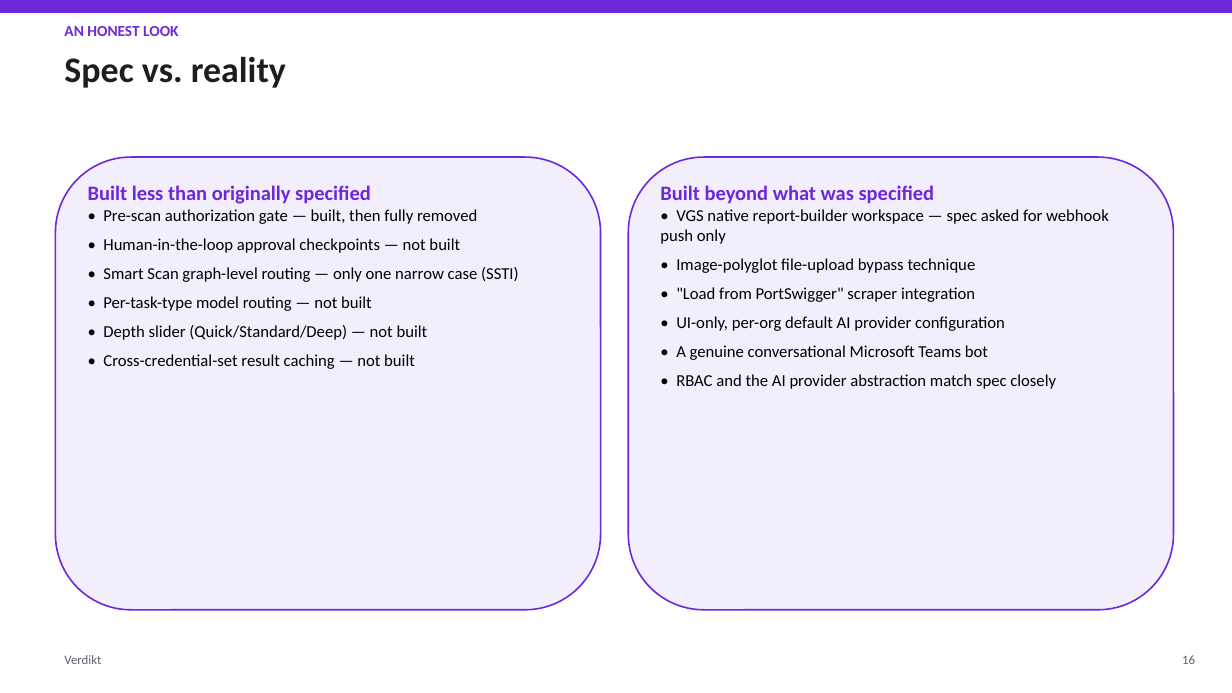
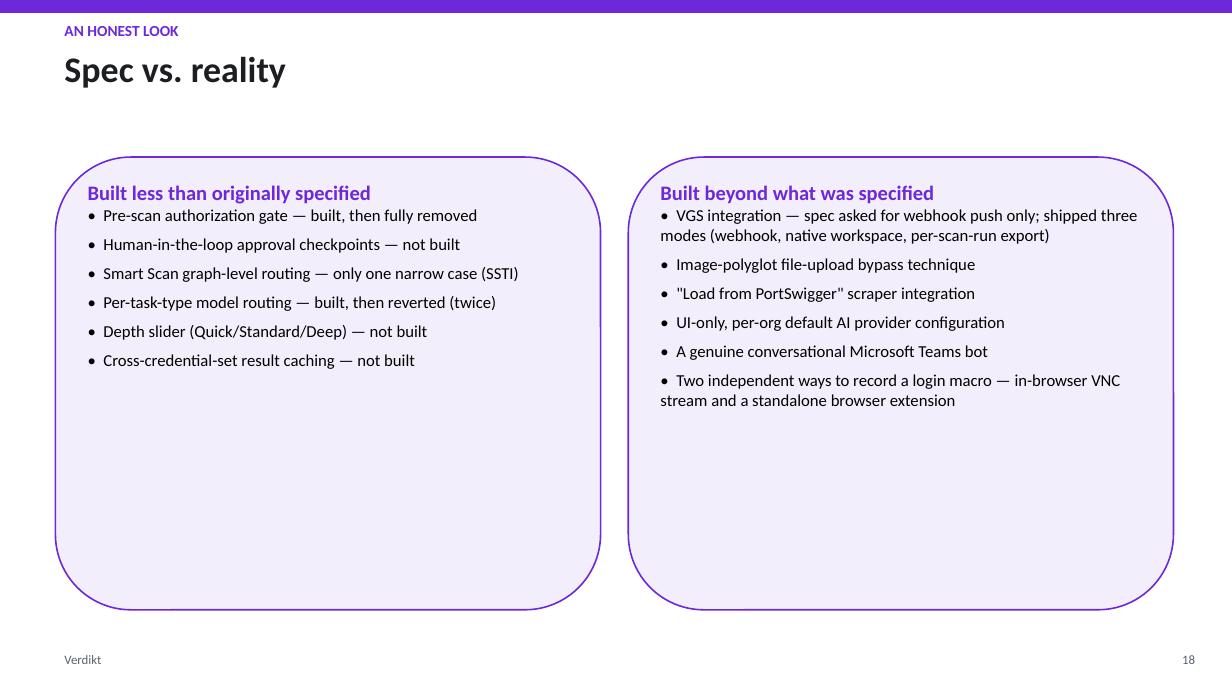
Before and after one commit to mudigondabhanu85/verdikt, a slide deck: slide 18 of docs/architecture-overview/Verdikt_Presentation.pptx (slide 17 before the commit). Drawn at 1232x693 pixels with LibreOffice and Linux fonts; fonts in the diff are those of the drawing. Boxes give left, top, right and bottom in pixels: in the first picture for what was removed or moved away, otherwise in the second. Text is boxed around its words. In the diff, an @@ line names an element or a change of style, - is before the commit and + after.

```diff
--- a/docs/architecture-overview/Verdikt_Presentation.pptx
+++ b/docs/architecture-overview/Verdikt_Presentation.pptx
@@ text at (660, 209, 1137, 244): text changed @@
-• VGS native report-builder workspace — spec asked for webhook push only
+• VGS integration — spec asked for webhook push only; shipped three modes (webhook, native workspace, per-scan-run export)
@@ text at (103, 296, 496, 311): text changed @@
-• Per-task-type model routing — not built
+• Per-task-type model routing — built, then reverted (twice)
@@ text at (660, 374, 1120, 406): text changed @@
-• RBAC and the AI provider abstraction match spec closely
+• Two independent ways to record a login macro — in-browser VNC stream and a standalone browser extension
@@ text at (1182, 655, 1195, 664): text changed @@
-16
+18
```
Also in this commit, not shown: 17 other slides changed, 2 slides added, 8 other files.
